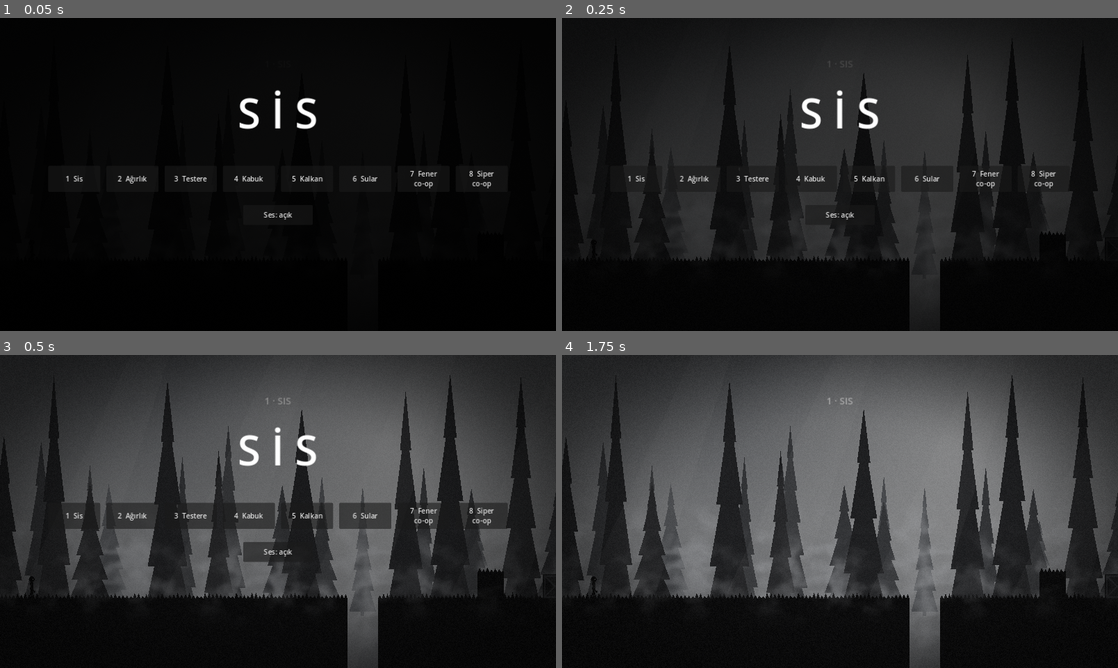
Above: before the commit, frames 1-4 (two rows, left to right).
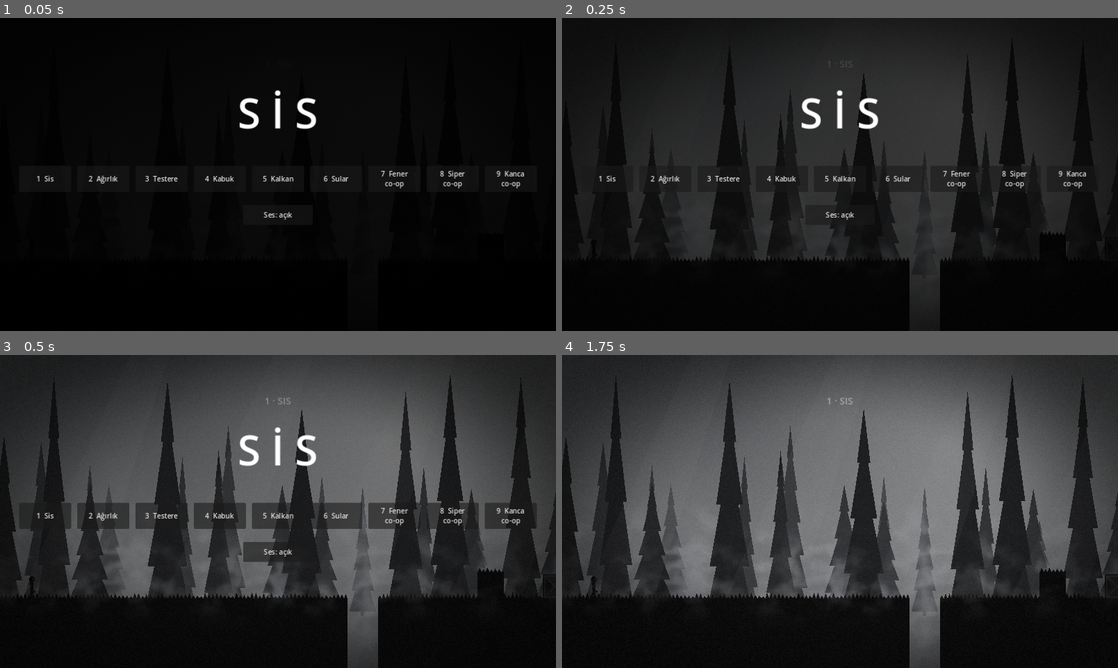
Above: after the commit, the same moments.

Repository: pgd4yhc9bk-a11y/hedefsay-
Game: Godot game, scene res://main.tscn
Two runs of this game, one before a commit and one after it. Both use one fixed random seed, a clock stepped at 60 frames per second and the inputs below.
Inputs:
- Up to frame 1 (0.05 s): no input
- Up to frame 2 (0.25 s): no input
- Up to frame 3 (0.5 s): no input
- Up to frame 4 (1.75 s): hold Right (p1_right) 0.53-1.25 s; tap Shift (grab) at 0.6 s; tap Up (jump) at 0.77, 1.07 s; tap Q (mask) at 0.8 s; click "1 Sis" at 1.25 s

The runs differ from the first frame. In frame 1, 1.0% of the frame differs, in the area x 6-95%, y 48-55%; in frame 2, 1.0%; in frame 3, 1.7%, in the area x 3-97%, y 47-56%; in frame 4, nothing differs.

Commit message:
Godot: elde taşınan lamba, kanca, ışık gözü ve kapısı, 9. bölüm (Kanca), co-op bölümleri lambaya geçti
Co-Authored-By: Claude Sonnet 5.5 <noreply@anthropic.com>
Claude-Session: https://claude.ai/code/session_018fPM2RtNHVRPiWAchGStGm

Diff:
--- a/oyun-fikirlerim/iki-kisilik-oyun/godot/scripts/game.gd
+++ b/oyun-fikirlerim/iki-kisilik-oyun/godot/scripts/game.gd
@@ -20,7 +20,7 @@
 		"grab": [KEY_SHIFT, KEY_E], "mask": [KEY_Q, KEY_F], "restart": [KEY_R],
 		# yerel co-op testi: Kabuk (p1) oklar, Kül (p2) A D W
 		"p1_left": [KEY_LEFT], "p1_right": [KEY_RIGHT], "p1_jump": [KEY_UP], "p1_grab": [KEY_SHIFT, KEY_SLASH], "p1_mask": [KEY_PERIOD],
-		"p2_left": [KEY_A], "p2_right": [KEY_D], "p2_jump": [KEY_W, KEY_SPACE], "p2_grab": [], "p2_mask": [],
+		"p2_left": [KEY_A], "p2_right": [KEY_D], "p2_jump": [KEY_W, KEY_SPACE], "p2_grab": [], "p2_mask": [KEY_E],
 	}
 	for action: String in map:
 		if not InputMap.has_action(action):
--- /dev/null
+++ b/oyun-fikirlerim/iki-kisilik-oyun/godot/scripts/lamp.gd
@@ -0,0 +1,85 @@
+class_name Lamp extends RigidBody2D
+## El lambası: elde taşınır, kancaya asılır, ortağa atılır. Işık kaynağı budur.
+
+const SIZE := Vector2(14, 22)
+var state := "free"             # held | free | hung
+var holder: Player = null
+var home := Vector2.ZERO
+var _t := 0.0
+var _shape: CollisionShape2D
+
+func setup(pos: Vector2) -> void:
+	position = pos
+	home = pos
+	collision_layer = 8
+	collision_mask = 1          # yalnızca zemin ve duvarla çarpışır (oyuncuyu ve kasayı engellemez)
+	lock_rotation = true
+	mass = 0.4
+	can_sleep = false
+	var pm := PhysicsMaterial.new()
+	pm.friction = 1.0
+	physics_material_override = pm
+	_shape = CollisionShape2D.new()
+	var rs := RectangleShape2D.new()
+	rs.size = SIZE
+	_shape.shape = rs
+	add_child(_shape)
+	add_to_group("lamp")
+	z_index = 8
+
+func light_pos() -> Vector2:
+	return global_position + Vector2(0, -4)
+
+func rect() -> Rect2:
+	return Rect2(global_position - SIZE / 2.0, SIZE)
+
+func take(by: Player) -> void:
+	state = "held"
+	holder = by
+	by.has_lamp = true
+	freeze = true
+	linear_velocity = Vector2.ZERO
+	_shape.set_deferred("disabled", true)
+
+func hang(pos: Vector2) -> void:
+	state = "hung"
+	if holder != null:
+		holder.has_lamp = false
+	holder = null
+	freeze = true
+	global_position = pos
+	_shape.set_deferred("disabled", true)
+
+func drop(pos: Vector2, vel: Vector2) -> void:
+	state = "free"
+	if holder != null:
+		holder.has_lamp = false
+	holder = null
+	global_position = pos
+	freeze = false
+	linear_velocity = vel
+	_shape.set_deferred("disabled", false)
+
+func _process(delta: float) -> void:
+	_t += delta
+	if state == "held" and holder != null and not holder.dead:
+		global_position = holder.lamp_hand()
+	queue_redraw()
+
+func _physics_process(_delta: float) -> void:
+	if state == "free" and global_position.y > 900.0:
+		drop(home, Vector2.ZERO)
+
+func _draw() -> void:
+	var fl := 1.0 + sin(_t * 9.0) * 0.08 + sin(_t * 17.0) * 0.05
+	# halka ve gövde
+	draw_arc(Vector2(0, -12), 5.0, PI, TAU, 10, Color("#0b0b0c"), 1.6)
+	draw_rect(Rect2(-6, -9, 12, 3), Color("#0b0b0c"))
+	draw_rect(Rect2(-6, 8, 12, 3), Color("#0b0b0c"))
+	draw_rect(Rect2(-5, -6, 10, 14), Color(1.0, 0.72, 0.38, 0.35))   # cam
+	draw_line(Vector2(-5, -6), Vector2(-5, 8), Color("#0b0b0c"), 1.4)
+	draw_line(Vector2(5, -6), Vector2(5, 8), Color("#0b0b0c"), 1.4)
+	# alev
+	var f := PackedVector2Array([Vector2(0, -7.0 * fl), Vector2(3.2, 0), Vector2(0, 5), Vector2(-3.2, 0)])
+	draw_colored_polygon(f, Color("#ff8a1f"))
+	draw_colored_polygon(PackedVector2Array([Vector2(0, -3), Vector2(1.6, 1), Vector2(0, 3.5), Vector2(-1.6, 1)]), Color("#ffd27a"))
--- a/oyun-fikirlerim/iki-kisilik-oyun/godot/scripts/level.gd
+++ b/oyun-fikirlerim/iki-kisilik-oyun/godot/scripts/level.gd
@@ -13,6 +13,8 @@
 var exit_in := {}
 var crates: Array[PushBody] = []
 var mask: PushBody = null
+var lamp: Lamp = null
+var hooks: Array = []
 var plates: Array = []
 var doors: Array = []
 var saws: Array = []
@@ -49,6 +51,18 @@
 			mask.setup("mask", msz, d["start"] + Vector2(13, 0), water_rects)
 			mask.deactivate()
 			player.worn = true
+	var ld: Dictionary = d.get("lamp", {})
+	if not ld.is_empty():
+		lamp = Lamp.new()
+		add_child(lamp)
+		if ld.has("holder"):
+			var hp: Player = players[ld["holder"]]
+			lamp.setup(d["start"] + Vector2(13, 20))
+			lamp.take(hp)
+		else:
+			lamp.setup(ld["pos"])
+	for h: Dictionary in d.get("hooks", []):
+		_make_hook(h)
 	for i in d["doors"].size():
 		_make_door(d["doors"][i])
 	for pl: Dictionary in d["plates"]:
@@ -101,6 +115,31 @@
 			x += 9.0
 	pts.append(r.end)
 	_poly(pts, BLACK)
+
+func _make_hook(h: Dictionary) -> void:   # lamba kancası: direk + kol; ışık kapısına bağlı olabilir
+	var pos: Vector2 = h["pos"]
+	_poly(PackedVector2Array([Vector2(pos.x - 22, 560), Vector2(pos.x - 16, 560), Vector2(pos.x - 16, pos.y - 10), Vector2(pos.x - 22, pos.y - 10)]), BLACK)
+	_poly(PackedVector2Array([Vector2(pos.x - 22, pos.y - 10), Vector2(pos.x + 2, pos.y - 10), Vector2(pos.x + 2, pos.y - 5), Vector2(pos.x - 22, pos.y - 5)]), BLACK)
+	_poly(PackedVector2Array([Vector2(pos.x + 2, pos.y - 10), Vector2(pos.x + 6, pos.y - 10), Vector2(pos.x + 6, pos.y - 2), Vector2(pos.x + 2, pos.y - 2)]), BLACK)
+	var eye: Polygon2D = null
+	if int(h.get("door", -1)) >= 0:   # ışık gözü: lamba asılınca parlar
+		var pts := PackedVector2Array()
+		for i in 12:
+			pts.append(Vector2(pos.x - 19 + cos(float(i) / 12.0 * TAU) * 6.0, pos.y - 24 + sin(float(i) / 12.0 * TAU) * 6.0))
+		eye = _poly(pts, Color("#3a3c40"))
+	hooks.append({"pos": pos, "door": int(h.get("door", -1)), "eye": eye})
+
+func hook_near(p: Vector2, r: float) -> int:
+	for i in hooks.size():
+		if (hooks[i]["pos"] as Vector2).distance_to(p) < r:
+			return i
+	return -1
+
+func hook_point(i: int) -> Vector2:
+	return (hooks[i]["pos"] as Vector2) + Vector2(0, 10)
+
+func hook_active(i: int) -> bool:
+	return lamp != null and lamp.state == "hung" and lamp.global_position.distance_to(hook_point(i)) < 4.0
 
 func _make_ghost(r: Rect2) -> void:   # yalnızca Kül'ün ışığı değdiğinde var olan platform
 	var sb := StaticBody2D.new()
@@ -294,7 +333,11 @@
 		(b as Player).die()
 
 func snapshot() -> Dictionary:
-	var s := {"crates": [], "mask_active": false, "mask_pos": Vector2.ZERO, "worn": player.worn}
+	var s := {"crates": [], "mask_active": false, "mask_pos": Vector2.ZERO, "worn": player.worn, "lamp_state": "", "lamp_pos": Vector2.ZERO, "lamp_holder": -1}
+	if lamp != null:
+		s["lamp_state"] = lamp.state
+		s["lamp_pos"] = lamp.global_position
+		s["lamp_holder"] = players.find(lamp.holder)
 	for c in crates:
 		s["crates"].append(c.global_position)
 	if mask != null:
@@ -308,6 +351,16 @@
 	if mask != null:
 		mask.reset_to(s["mask_pos"], s["mask_active"])
 	player.worn = s["worn"]
+	if lamp != null:
+		for pl: Player in players:
+			pl.has_lamp = false
+		match s["lamp_state"]:
+			"held":
+				lamp.take(players[s["lamp_holder"]])
+			"hung":
+				lamp.hang(s["lamp_pos"])
+			_:
+				lamp.drop(s["lamp_pos"], Vector2.ZERO)
 	for a in arrows.get_children():
 		a.queue_free()
 
@@ -342,6 +395,9 @@
 		for p: Dictionary in plates:
 			if p["door"] == i and p["pressed"]:
 				hold = true
+		for j in hooks.size():
+			if hooks[j]["door"] == i and hook_active(j):
+				hold = true
 		if not hold and dr["open"] > 0.3:
 			for b in (dr["zone"] as Area2D).get_overlapping_bodies():
 				if b is Player or (b is PushBody and (b as PushBody).active):
@@ -364,6 +420,9 @@
 		(sw["blade"] as Polygon2D).rotation += delta * 9.0
 		if float(s["y1"]) != float(s["y2"]):
 			(sw["rail"] as Line2D).points = PackedVector2Array([Vector2(pos.x, 0), pos])
+	for j in hooks.size():
+		if hooks[j]["eye"] != null:
+			(hooks[j]["eye"] as Polygon2D).color = Color("#ffb347") if hook_active(j) else Color("#3a3c40")
 	# ok atıcılar
 	for dd: Dictionary in darts:
 		dd["t"] += delta
--- a/oyun-fikirlerim/iki-kisilik-oyun/godot/scripts/levels.gd
+++ b/oyun-fikirlerim/iki-kisilik-oyun/godot/scripts/levels.gd
@@ -55,7 +55,7 @@
 		},
 		{
 			"name": "Fener", "coop": true, "dark": true, "w": 2600.0, "start": Vector2(60, gy - 54), "start2": Vector2(100, gy - 54),
-			"hint": "Kül ışığıyla yolu açar. Kül ortada durmalı: ışık değen platformlar katıdır",
+			"lamp": {"holder": 1}, "hint": "Kandil'in lambası yolu açar. Kül ortada durmalı: ışık değen platformlar katıdır",
 			"statics": [Rect2(0, gy, 1000, 160), Rect2(1560, gy, 1040, 160)],
 			"ghosts": [Rect2(1070, 530, 90, 16), Rect2(1230, 520, 90, 16), Rect2(1390, 530, 90, 16)],
 			"crates": [], "mask": {}, "plates": [], "doors": [], "spikes": [], "saws": [], "darts": [], "water": [],
@@ -63,10 +63,19 @@
 		},
 		{
 			"name": "Siper", "coop": true, "dark": true, "w": 2300.0, "start": Vector2(60, gy - 54), "start2": Vector2(20, gy - 54),
-			"hint": "Kabuk kalkanla önde yürür, Kül arkasından ışık tutar. Sonra maske basamak olur",
+			"lamp": {"holder": 1}, "hint": "Kapı kalkanla önde yürür, lamba arkasından ışık tutar. Sonra maske basamak olur",
 			"statics": [Rect2(0, gy, 2300, 160), Rect2(1750, 420, 550, 300)],
 			"crates": [], "mask": {"worn": true}, "plates": [], "doors": [], "spikes": [], "saws": [], "water": [],
 			"darts": [{"x": 1746.0, "y": gy - 30, "dir": -1, "every": 1.7, "phase": 0.4}, {"x": 1746.0, "y": gy - 46, "dir": -1, "every": 1.7, "phase": 1.25}],
 			"checkpoints": [900.0, 1450.0], "exit": Rect2(2100, 320, 70, 100),
 		},
+		{
+			"name": "Kanca", "coop": true, "dark": true, "w": 2600.0, "start": Vector2(60, gy - 54), "start2": Vector2(20, gy - 54),
+			"lamp": {"holder": 1}, "hooks": [{"pos": Vector2(700, 480), "door": 0}],
+			"hint": "Lambayı kancaya as: göz parlar, kapı açılır. Biri kapıda dururken lambayı geri al",
+			"statics": [Rect2(0, gy, 1100, 160), Rect2(1700, gy, 900, 160)],
+			"ghosts": [Rect2(1160, 530, 90, 16), Rect2(1320, 520, 90, 16), Rect2(1480, 530, 90, 16), Rect2(1610, 520, 90, 16)],
+			"crates": [], "mask": {}, "plates": [], "doors": [Rect2(900, 300, 30, 260)], "spikes": [], "saws": [], "darts": [], "water": [],
+			"checkpoints": [980.0, 1750.0], "exit": Rect2(2450, gy - 100, 70, 100),
+		},
 	]
--- a/oyun-fikirlerim/iki-kisilik-oyun/godot/scripts/main.gd
+++ b/oyun-fikirlerim/iki-kisilik-oyun/godot/scripts/main.gd
@@ -273,6 +273,8 @@
 		if dark_on and players.size() > 1:
 			var kul: Player = players[1]
 			var ep := kul.rig.ember_world(kul) if kul.rig != null and kul.rig.spr.has("ember") else kul.global_position
+			if level.lamp != null:
+				ep = level.lamp.light_pos()
 			level.light_pos = ep
 			var fl := sin(state_t * 7.0) * 0.015 + sin(state_t * 13.0) * 0.01
 			var lp := ep - Vector2(cam_x, 0.0)
@@ -352,6 +354,9 @@
 		"coop":
 			await _t_c1()
 			await _t_c2()
+			await _t_c3()
+		"c3":
+			await _t_c3()
 		"all":
 			await _t_l2()
 			await _t_l4()
@@ -556,3 +561,54 @@
 	await get_tree().physics_frame
 	p.override[action] = false
 	await get_tree().physics_frame
+
+func _t_c3() -> void:
+	load_level(8)
+	await _wait(0.5)
+	var kb: Player = players[0]
+	var kl: Player = players[1]
+	print("C3 başta lamba Kül'de: ", kl.has_lamp, " durum=", level.lamp.state)
+	await _pwalk(kl, 690.0)
+	await _tap_p(kl, "mask")
+	await _wait(1.0)
+	print("C3 lamba asıldı: ", level.lamp.state, " kapı açıklığı=", level.doors[0]["open"], " Kül lamba: ", kl.has_lamp)
+	await _shot("res://../test_c3a.png")
+	await _pwalk(kb, 915.0)
+	await _wait(0.3)
+	await _tap_p(kl, "mask")
+	await _wait(1.0)
+	print("C3 lamba geri alındı: ", level.lamp.state, " Kül lamba: ", kl.has_lamp, " kapı açıklığı (Kapıcı tutuyor)=", level.doors[0]["open"])
+	await _pwalk(kl, 1090.0)
+	print("C3 Kül kapıyı geçti: x=", kl.global_position.x, " dead=", kl.dead)
+	await _pjump(kl, 0.45)
+	await _pland(kl)
+	await _pwalk(kl, 1240.0)
+	await _pjump(kl, 0.45)
+	await _pland(kl)
+	kl.override["right"] = false
+	print("C3 Kül ghost2: ", kl.global_position, " dead=", kl.dead)
+	await _pwalk(kb, 1090.0)
+	await _pjump(kb, 0.45)
+	await _pland(kb)
+	await _pwalk(kb, 1240.0)
+	await _pjump(kb, 0.45)
+	await _pland(kb)
+	await _pwalk(kb, 1400.0)
+	await _pjump(kb, 0.45)
+	await _pland(kb)
+	await _pwalk(kb, 1560.0)
+	await _pjump(kb, 0.45)
+	await _pland(kb)
+	kb.override["right"] = false
+	print("C3 Kapıcı ghost4'te: ", kb.global_position, " dead=", kb.dead)
+	await _pwalk(kl, 1400.0)
+	await _pjump(kl, 0.45)
+	await _pland(kl)
+	await _pwalk(kl, 1560.0)
+	await _pjump(kl, 0.45)
+	await _pland(kl)
+	await _shot("res://../test_c3b.png")
+	await _pwalk(kb, 2440.0)
+	await _pwalk(kl, 2440.0)
+	await _wait(0.6)
+	print("C3 bitti? state=", state, " idx=", idx)
--- a/oyun-fikirlerim/iki-kisilik-oyun/godot/scripts/player.gd
+++ b/oyun-fikirlerim/iki-kisilik-oyun/godot/scripts/player.gd
@@ -8,6 +8,7 @@
 
 var face := 1
 var worn := false
+var has_lamp := false
 var grab := false
 var anim := 0.0
 var squash := 0.0
@@ -144,8 +145,31 @@
 	if rig != null and not dead:
 		rig.update_pose(self, t)
 
+func lamp_hand() -> Vector2:
+	return rig.hand_world(self) + Vector2(face * 3.0, 9.0)
+
+func _near_rect() -> Rect2:
+	return Rect2(global_position.x - SIZE.x / 2.0 - 30.0, global_position.y - SIZE.y - 10.0, SIZE.x + 60.0, SIZE.y + 20.0)
+
 func mask_action() -> void:
-	if skin != "kabuk" or level == null or level.mask == null:
+	if level == null:
+		return
+	var lamp := level.lamp
+	if has_lamp:   # lamba elde: kancaya as ya da at
+		var hp := lamp_hand()
+		var hook := level.hook_near(hp, 55.0)
+		if hook >= 0:
+			lamp.hang(level.hook_point(hook))
+			Sfx.play("clink")
+		else:
+			lamp.drop(hp, Vector2(300.0 * face, -280.0))
+			Sfx.play("whoosh")
+		return
+	if lamp != null and lamp.state != "held" and not worn and _near_rect().intersects(lamp.rect().grow(14.0)):
+		lamp.take(self)
+		Sfx.play("clink")
+		return
+	if skin != "kabuk" or level.mask == null:
 		return
 	var m := level.mask
 	if worn:
--- a/oyun-fikirlerim/iki-kisilik-oyun/godot/scripts/rig.gd
+++ b/oyun-fikirlerim/iki-kisilik-oyun/godot/scripts/rig.gd
@@ -7,6 +7,7 @@
 var A := {}                      # anchors.json
 var spr := {}                    # düğüm adı -> Sprite2D
 var K := {}                      # rol -> piksel ölçeği
+var hand_local := Vector2.ZERO   # ön elin yerel konumu (lamba buraya asılır)
 
 func _ready() -> void:
 	var f := FileAccess.open("res://assets/%s/anchors.json" % skin, FileAccess.READ)
@@ -121,6 +122,10 @@
 	elif pushing:
 		a1 = _arm(1.5, 0.05, sh, A1)
 		a2 = _arm(1.35, 0.1, sh, A1)
+	elif p.has_lamp and grounded:
+		var sway := sin(ph) * 0.12 if run else sin(t * 1.8) * 0.03
+		a1 = _arm(1.05 + sway, 0.35, sh, A1)      # lamba öne uzatılmış
+		a2 = _arm(-0.12 + sway, 0.15, sh, A1) if not run else _arm(sin(ph) * 0.5, 0.5, sh, A1)
 	elif not grounded:
 		if p.velocity.y < 0.0:
 			a1 = _arm(2.5, 0.2, sh, A1)
@@ -135,6 +140,8 @@
 		var br := sin(t * 1.8) * 0.04
 		a1 = _arm(0.1 + br, 0.15, sh, A1)
 		a2 = _arm(-0.12 - br, 0.15, sh, A1)
+	var A2 := _len("larm", true)
+	hand_local = Vector2(a1.ex, a1.ey) + Vector2(sin(a1.ba), cos(a1.ba)) * A2
 	# parçaları yerleştir
 	_place("uleg_b", "uleg", hp, l2.a)
 	_place("lleg_b", "lleg", hp + Vector2(l2.kx, l2.ky), l2.sa)
@@ -154,6 +161,7 @@
 		e.position = hp + Vector2(sin(lean), -cos(lean)) * TORSO * 0.55 + Vector2(1.5, 0.0)
 		var pulse := 1.0 + sin(t * 5.0) * 0.12
 		e.scale = Vector2(pulse, pulse) * float(A["ember"]["k"])
+		e.visible = not (p.level != null and p.level.lamp != null)   # lamba varsa köz gizlenir
 	var m: Sprite2D = spr["mask"] if spr.has("mask") else null
 	if m != null:
 		m.visible = worn
@@ -163,6 +171,9 @@
 		m.scale = Vector2(0.065, 0.065)
 	var sqk := 1.0 - p.squash * 0.9 if p.squash > 0.0 else 1.0
 	scale = Vector2(p.face * (2.0 - sqk), sqk)
+
+func hand_world(p: Player) -> Vector2:
+	return p.global_position + Vector2(hand_local.x * p.face, hand_local.y)
 
 func ember_world(p: Player) -> Vector2:
 	var s: Sprite2D = spr["ember"]
